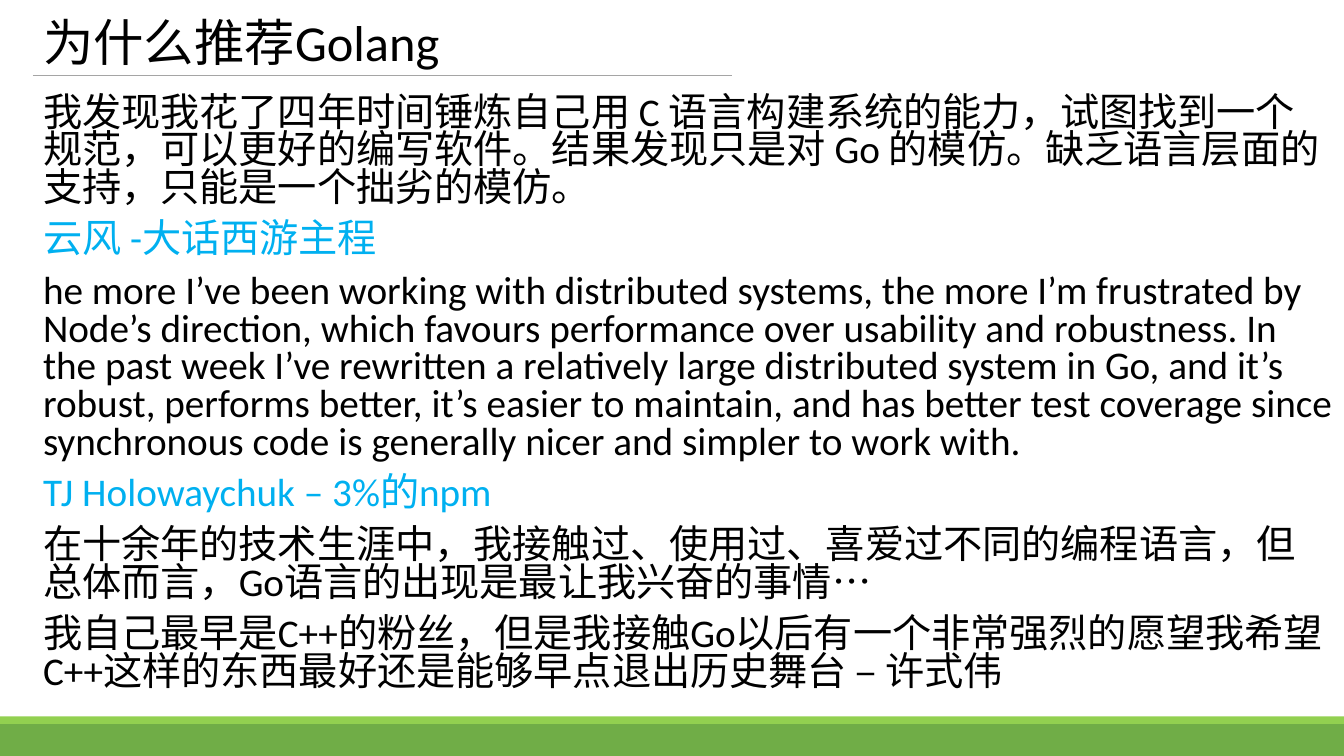
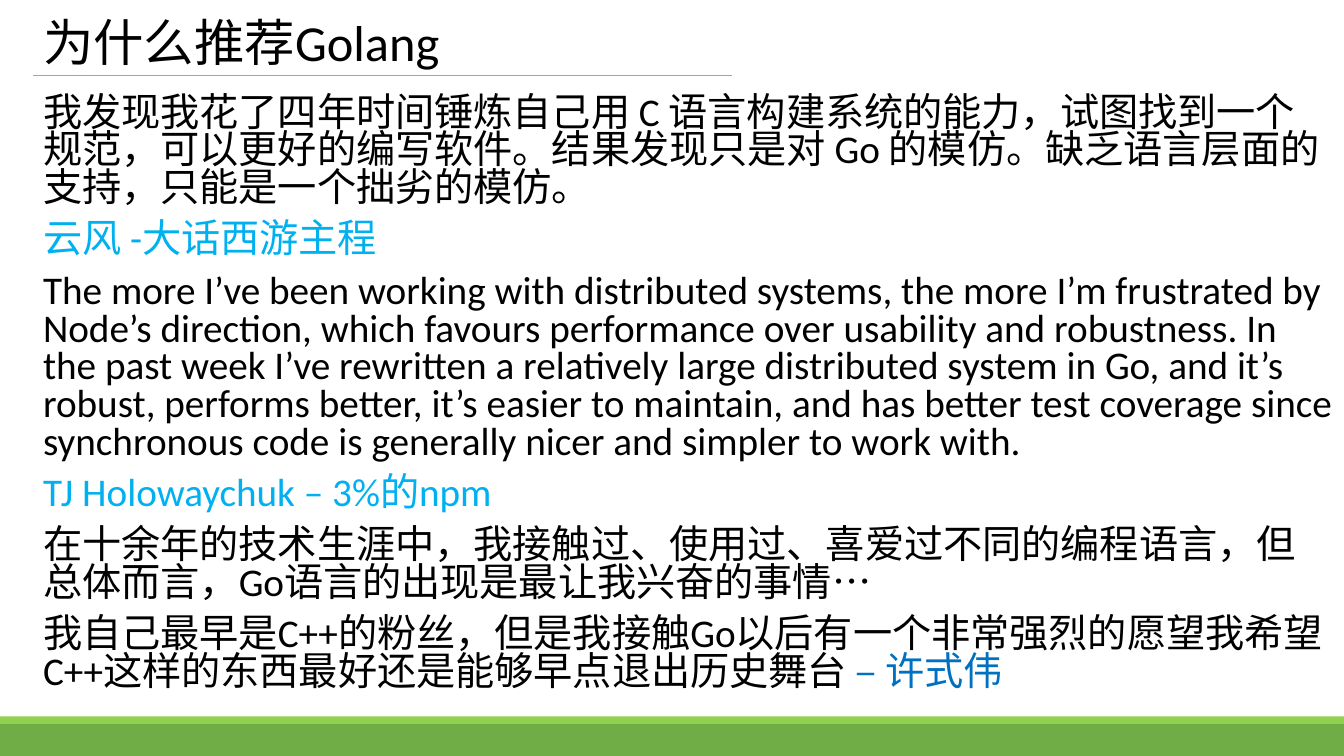
Before and after one commit to zhengbr2/sharing, a slide deck: slide 26 of GolangConcurency.pptx. Drawn at 1344x756 pixels with LibreOffice and Linux fonts; fonts in the diff are those of the drawing. Boxes give left, top, right and bottom in pixels: in the first picture for what was removed or moved away, otherwise in the second. Text is boxed around its words. In the diff, an @@ line names an element or a change of style, - is before the commit and + after.

Commit message:
ppt 1.41

```diff
--- a/GolangConcurency.pptx
+++ b/GolangConcurency.pptx
@@ text at (43,276,1332,462): text changed @@
-he more I’ve been working with distributed systems, the more I’m frustrated by Node’s direction, which favours performance over usability and robustness. In the past week I’ve rewritten a relatively large distributed system in Go, and it’s robust, performs better, it’s easier to maintain, and has better test coverage since synchronous code is generally nicer and simpler to work with.
+The more I’ve been working with distributed systems, the more I’m frustrated by Node’s direction, which favours performance over usability and robustness. In the past week I’ve rewritten a relatively large distributed system in Go, and it’s robust, performs better, it’s easier to maintain, and has better test coverage since synchronous code is generally nicer and simpler to work with.
@@ text at (43,614,1323,689): text colour #000000 to #0070C0 in "– 许式伟" @@
```
